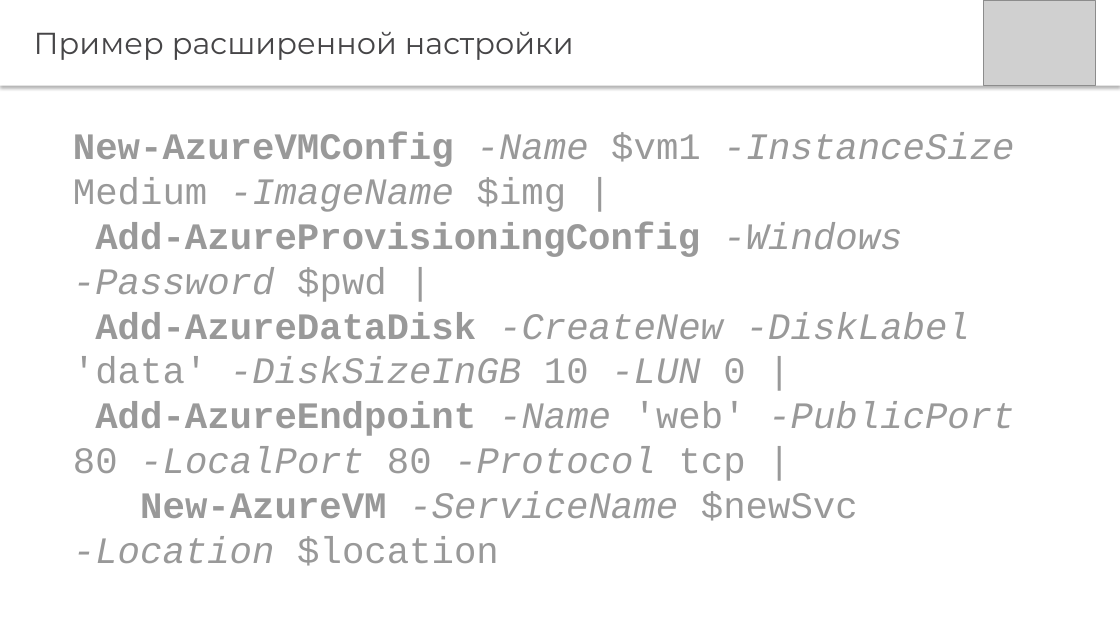
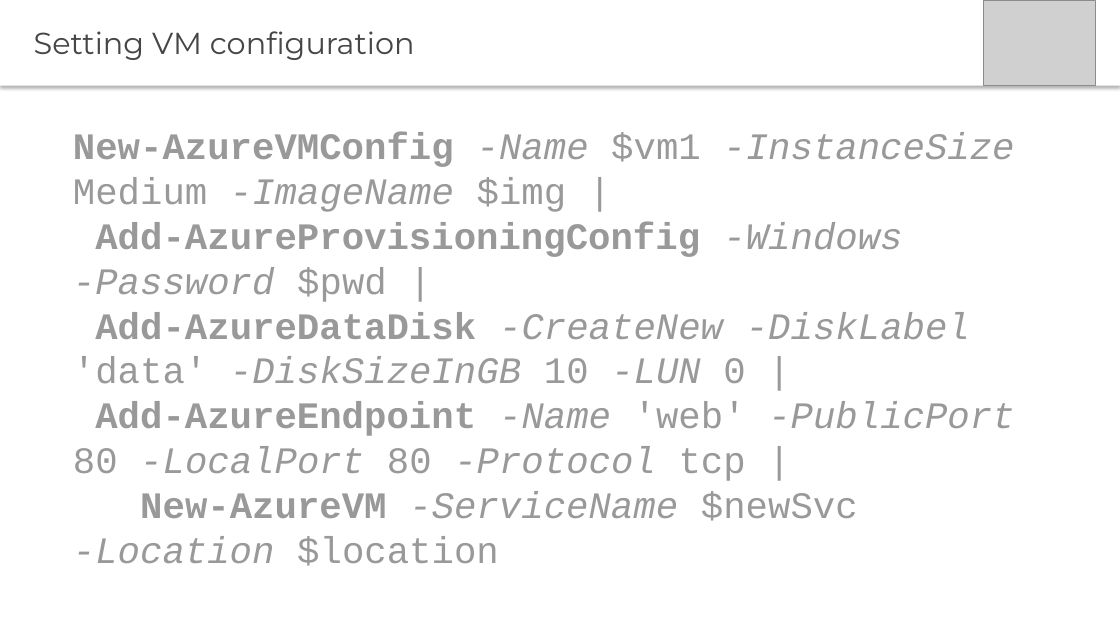
Before and after one commit to PyroJoke/AzureBootcamp2015Kharkiv, a slide deck: slide 13 of Virtual Machines Automated Deployment/Global Azure Bootcamp - Automating Azure VMs with Powershell.pptx. Drawn at 1120x630 pixels with LibreOffice and Linux fonts; fonts in the diff are those of the drawing; grey boxes stand for pictures. Boxes give left, top, right and bottom in pixels: in the first picture for what was removed or moved away, otherwise in the second. Text is boxed around its words. In the diff, an @@ line names an element or a change of style, - is before the commit and + after.

```diff
--- a/Virtual Machines Automated Deployment/Global Azure Bootcamp - Automating Azure VMs with Powershell.pptx
+++ b/Virtual Machines Automated Deployment/Global Azure Bootcamp - Automating Azure VMs with Powershell.pptx
@@ text at [34, 31, 415, 60]: text changed @@
-Пример расширенной настройки
+Setting VM configuration
```
Also in this commit, not shown: 15 other slides changed, 10 slides added, 1 slide removed, 2 other files.
